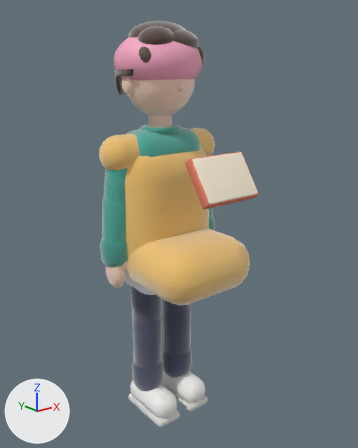
Renders of the glTF model public/assets/character/avatar.glb from each side of a commit.
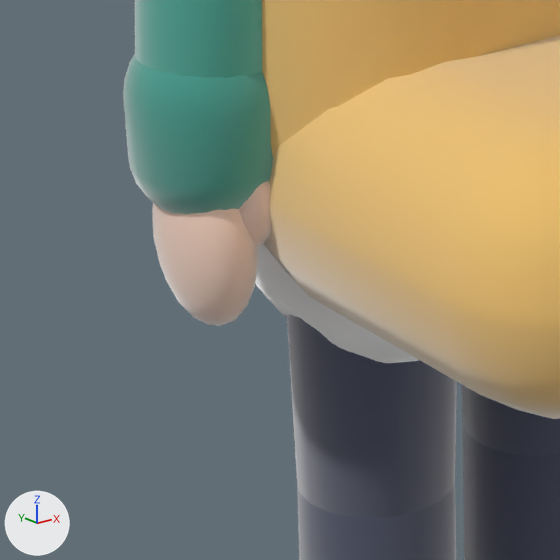
There are two pictures of each version: one whole from a 50 mm lens placed at (-1.143, -1.543, 1.427), pointed at (0.006, -0.107, 0.853), one close up on the part from 22% to 51% of the width and 51% to 74% of the height. Lighting does not change. The marker at lower left points along +X, +Y and +Z. The last two pictures show the newer version. Where no turn or scale is listed for an object, it has been applied to the vertices.

Objects in the first close-up: 'blanket', 'blanket_lap', 'm_hand.R', 'm_shin.L', 'm_shin.R', 'm_sleeve_cuff.R', 'm_sleeve_lo.R', 'm_thigh.L', 'm_thigh.R', 'm_thumb.R', 'towel'.
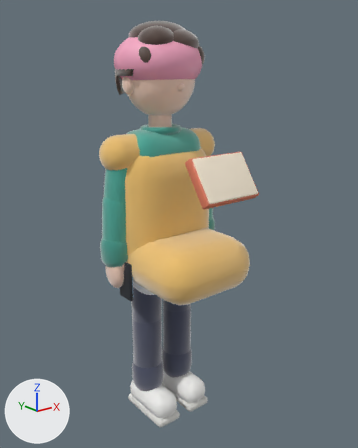
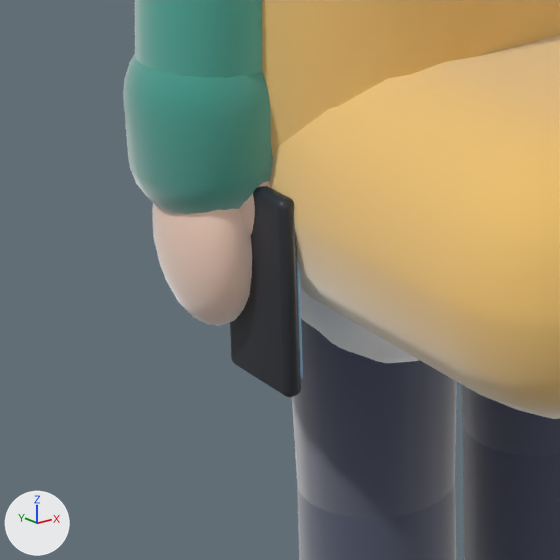
Edits to the scene script, one JSON object a line:
```json
{"op": "add", "block": "mat_phone_screen", "code": ["mat_phone_screen = principled_material('phone_screen')", "mat_phone_screen.base_color = (0.347, 0.687, 1.0)  # blue #9fd8ff", "mat_phone_screen.roughness = 0.3"]}
{"op": "add", "block": "mat_phone", "code": ["mat_phone = principled_material('phone')", "mat_phone.base_color = (0.0242, 0.0284, 0.0369)  # dark grey #2b2f36", "mat_phone.roughness = 0.4"]}
{"op": "add", "block": "me_phone_screen", "code": ["me_phone_screen = bpy.data.meshes.new('phone_screen')", "me_phone_screen.from_pydata(...)  # 152 vertices, 300 faces; spans x -0.201..-0.197, y -0.083..-0.017, z 0.59..0.72", "me_phone_screen.materials.append(mat_phone_screen)  # blue #9fd8ff"]}
{"op": "add", "block": "me_phone", "code": ["me_phone = bpy.data.meshes.new('phone')", "me_phone.from_pydata(...)  # 152 vertices, 300 faces; spans x -0.215..-0.201, y -0.089..-0.011, z 0.58..0.73", "me_phone.materials.append(mat_phone)  # dark grey #2b2f36"]}
{"op": "add", "block": "ob_phone_screen", "code": ["ob_phone_screen = bpy.data.objects.new('phone_screen', me_phone_screen)", "ob_phone_screen.location = (0.0, 0.0, 0.0)"]}
{"op": "add", "block": "ob_phone", "code": ["ob_phone = bpy.data.objects.new('phone', me_phone)", "ob_phone.location = (0.0, 0.0, 0.0)"]}
```

Changed parts and their boxes (x1, y1, x2, y2) in the close-ups (560 x 560 px):
```json
{"object": "phone", "change": "added", "after": [230, 186, 301, 397]}
{"object": "phone_screen", "change": "added", "after": [297, 259, 303, 379]}
{"object": "m_thumb.R", "change": "unchanged, covered by the edit", "before": [239, 181, 271, 247], "after": [239, 181, 270, 236]}
```
